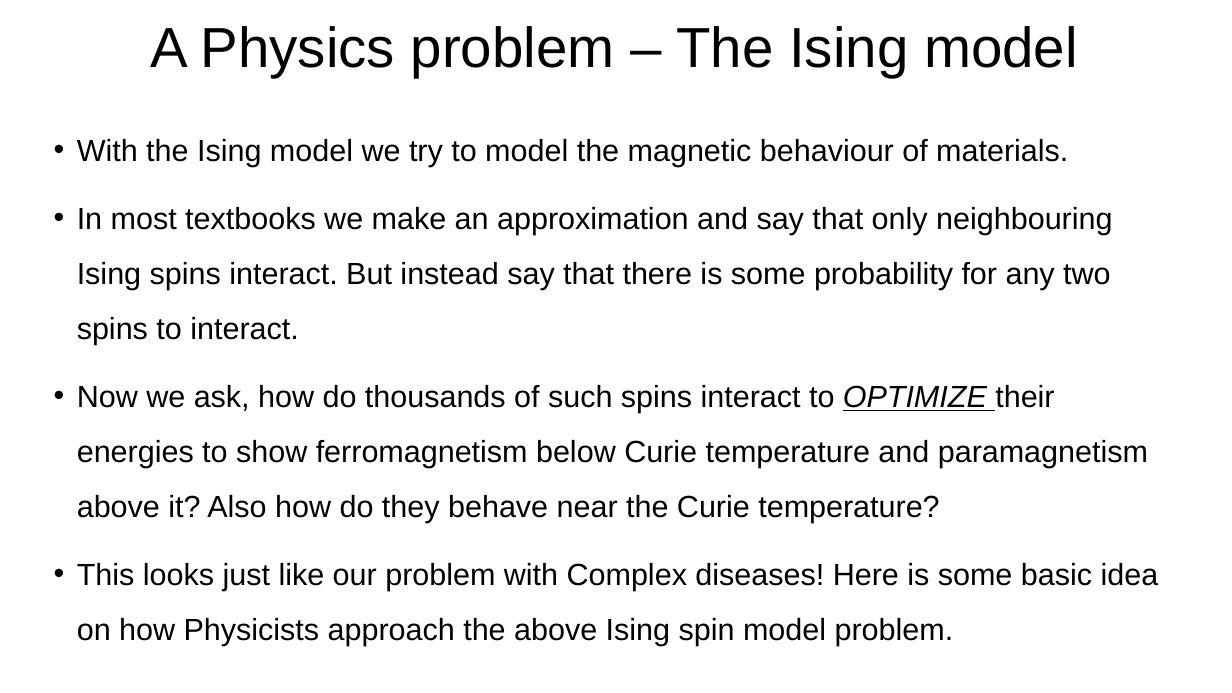
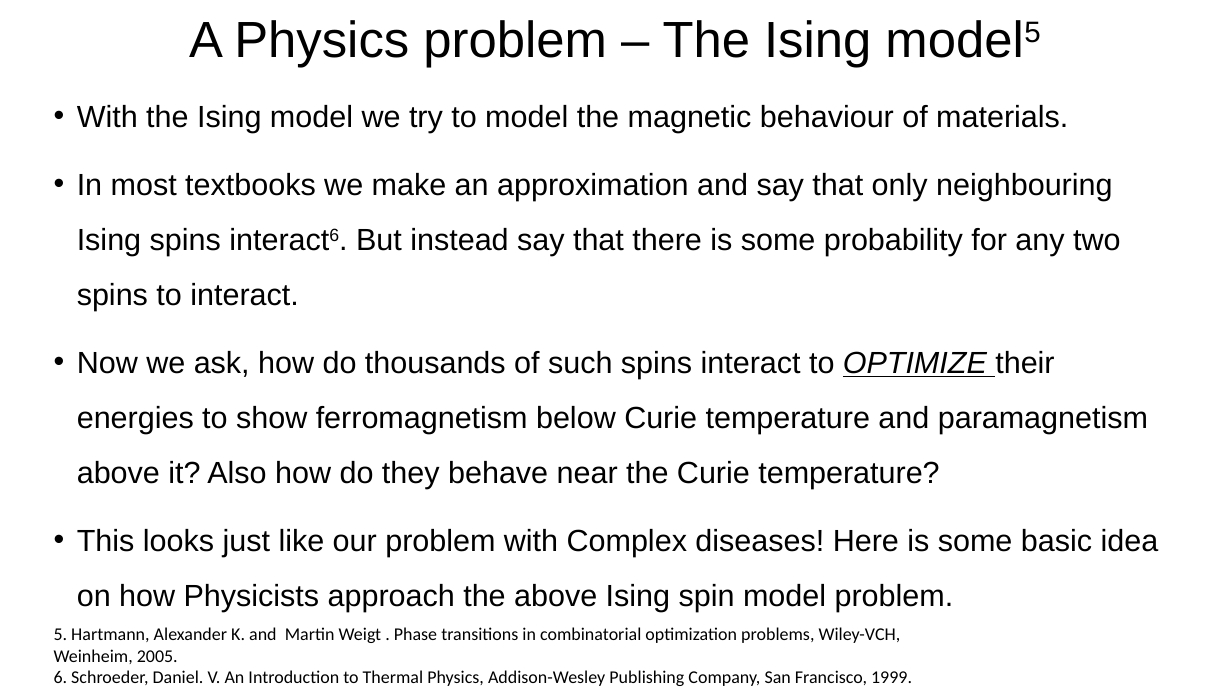
Before and after one commit to VenkiPhy6/seminar-thirdsem, a slide deck: slide 11 of A Primer to Complex Diseases.pptx. Drawn at 1232x693 pixels with LibreOffice and Linux fonts; fonts in the diff are those of the drawing. Boxes give left, top, right and bottom in pixels: in the first picture for what was removed or moved away, otherwise in the second. Text is boxed around its words. In the diff, an @@ line names an element or a change of style, - is before the commit and + after.

```diff
--- a/A Primer to Complex Diseases.pptx
+++ b/A Primer to Complex Diseases.pptx
@@ title at box(189, 20, 871, 68): text changed; size 44 to 39.6 pt @@
-A Physics problem – The Ising model
+A Physics problem – The Ising model5
@@ text "With the Ising model we ...": place and size @@
-text "With the Ising model we ..." at box(77, 139, 1159, 645)
+text "With the Ising model we ..." at box(77, 105, 1159, 612)
@@ text at box(77, 173, 1120, 311): text changed @@
-• In most textbooks we make an approximation and say that only neighbouring Ising spins interact. But instead say that there is some probability for any two spins to interact.
+• In most textbooks we make an approximation and say that only neighbouring Ising spins interact6. But instead say that there is some probability for any two spins to interact.
@@ text added at box(54, 627, 912, 686), 14 pt, text #000000 @@
+5. Hartmann, Alexander K. and Martin Weigt . Phase transitions in combinatorial optimization problems, Wiley-VCH, Weinheim, 2005.
+6. Schroeder, Daniel. V. An Introduction to Thermal Physics, Addison-Wesley Publishing Company, San Francisco, 1999.
```
Also in this commit, not shown: 13 other slides changed, 5 slides added, 1 slide removed, 2 other files.
